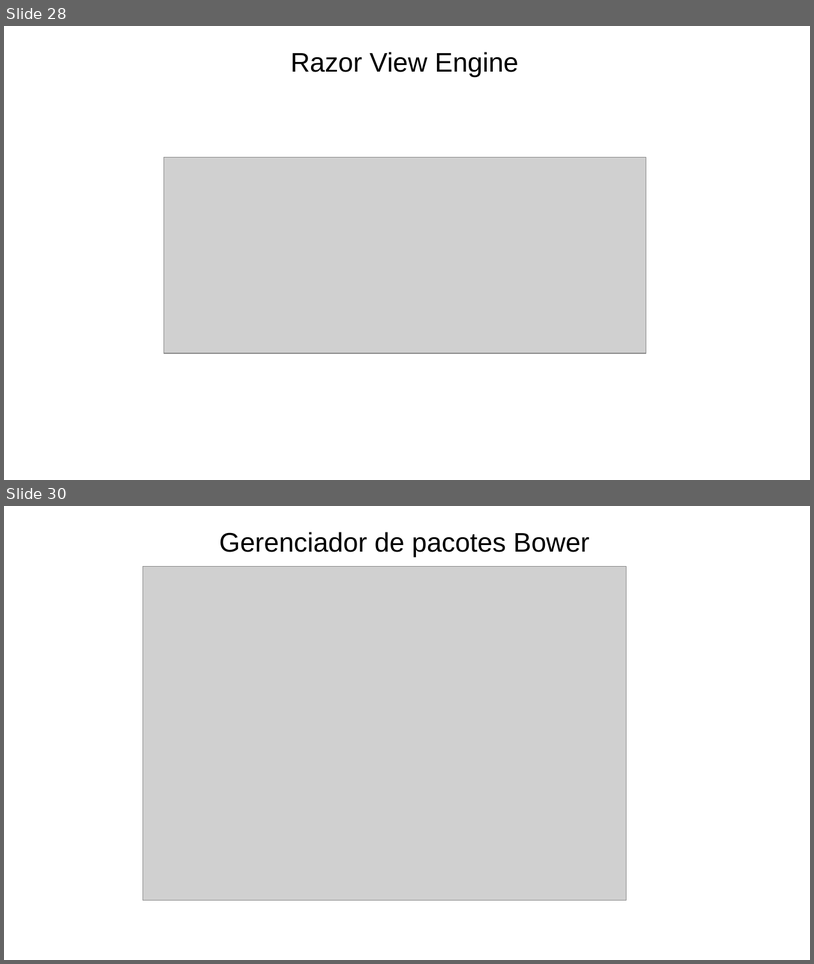
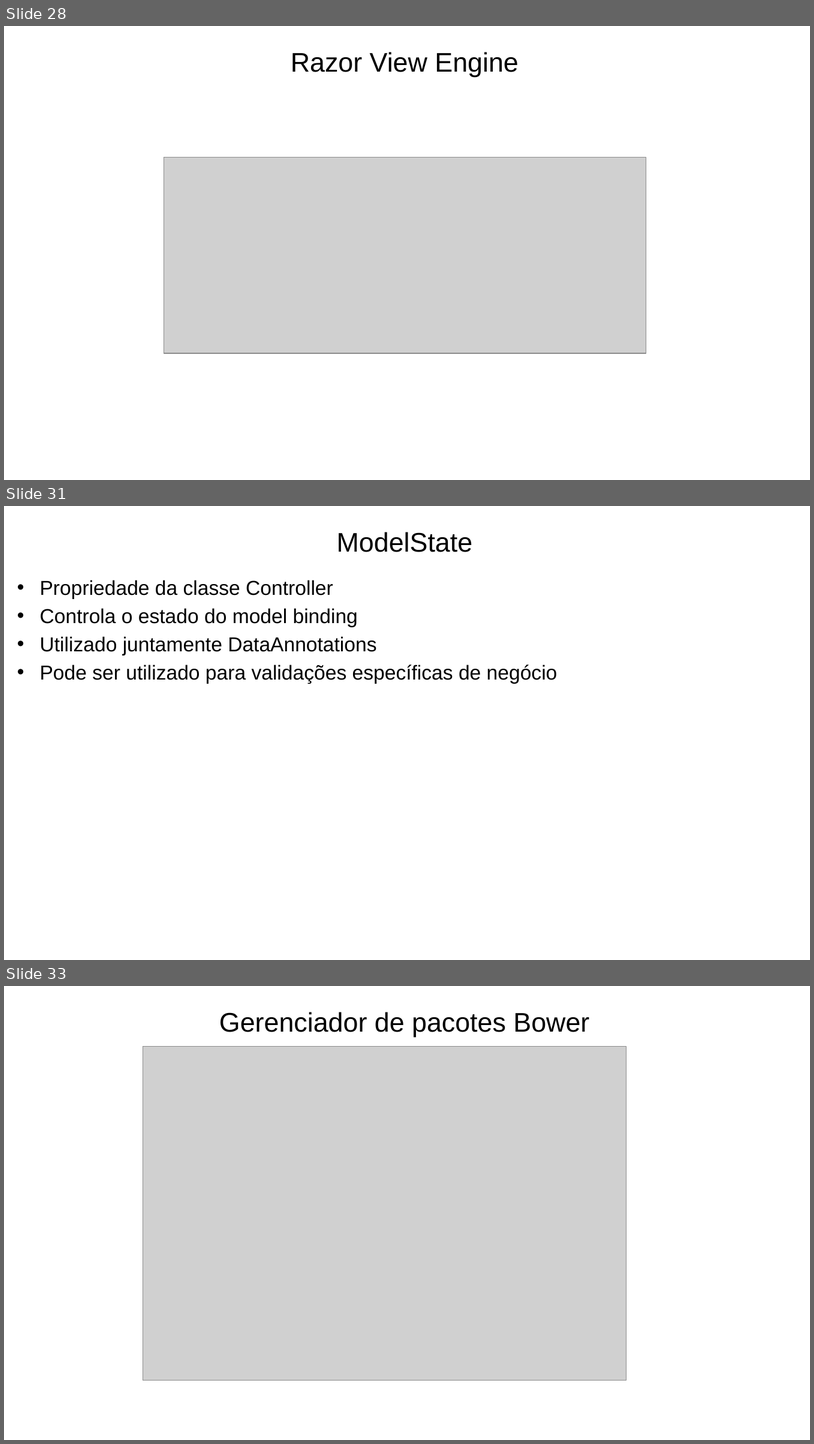
Before and after one commit to prodest/workshop-aspnet-core-mvc, a slide deck: workshop-aspnet-core-mvc.pptx. Shown one above the other, each under a label of ours: slides 28 and 30 before the commit, slides 28, 31 and 33 after it; the slides between them are not shown. The pictures are 814x964 and 814x1444 pixels, drawn with LibreOffice and Linux fonts; fonts in the diff are those of the drawing; grey boxes stand for pictures; background and template pictures are left out. Boxes give left, top, right and bottom in pixels: in the first picture for what was removed or moved away, otherwise in the second. Text is boxed around its words. In the diff, an @@ line names an element or a change of style, - is before the commit and + after.

```diff
--- a/workshop-aspnet-core-mvc.pptx
+++ b/workshop-aspnet-core-mvc.pptx
@@ slide 31 added at box(4, 506, 810, 960), background #FFFFFF @@
@@ text added at box(337, 532, 473, 552), 32 pt, text #000000 @@
+ModelState
@@ text added at box(40, 580, 558, 684), 24 pt, text #000000 @@
+• Propriedade da classe Controller
+• Controla o estado do model binding
+• Utilizado juntamente DataAnnotations
+• Pode ser utilizado para validações específicas de negócio
@@ what was slide 30 is now slide 33 @@
```
Also in this commit, not shown: 3 slides changed, 10 other slides added, 12 other files.
